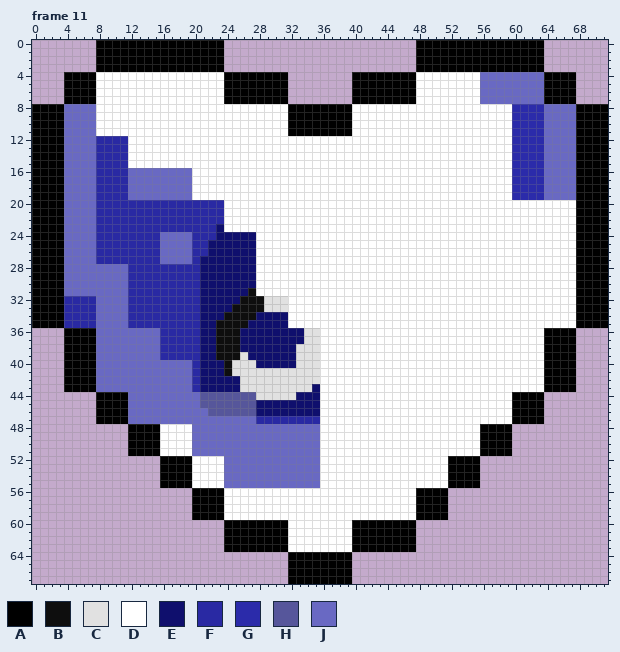
Pixel-art file, stored at Template (14 frames).aseprite. Above, as it was before the edit.
72x68 pixels, 14 frames. Colours within 5 levels of each other are drawn and written as one. Shown: frame 11. The commit also changed other frames, which this record leaves out.
Visible layers, top first: "Base/Shine", "Base/Light" opacity 29%, "Base/Shadow" opacity 4% colour burn, "Base/Outline", "Other Icons/Linux Distros/Fedora", "Unique Color", "Horizontal Stripes/6 Stripes", "Horizontal Stripes/9 Stripes", "Diagonal Stripes/3 Stripes Left", "Diagonal Stripes/3 Stripes Right".
Palette (. is transparent): A #000000  B #0e0e0e  C #e1e1e1  D #ffffff  E #0f0f6d  F #2929a3  G #2b2baa  H #56569b  J #6969c3
Pixels before, frame 11 (only the part around the change), first column x 0:
 0 ........AAAAAAAAAAAAAAAA........................AAAAAAAAAAAAAAAA........
 1 ........AAAAAAAAAAAAAAAA........................AAAAAAAAAAAAAAAA........
 2 ........AAAAAAAAAAAAAAAA........................AAAAAAAAAAAAAAAA........
 3 ........AAAAAAAAAAAAAAAA........................AAAAAAAAAAAAAAAA........
 4 ....AAAADDDDDDDDDDDDDDDDAAAAAAAA........AAAAAAAADDDDDDDDJJJJJJJJAAAA....
 5 ....AAAADDDDDDDDDDDDDDDDAAAAAAAA........AAAAAAAADDDDDDDDJJJJJJJJAAAA....
 6 ....AAAADDDDDDDDDDDDDDDDAAAAAAAA........AAAAAAAADDDDDDDDJJJJJJJJAAAA....
 7 ....AAAADDDDDDDDDDDDDDDDAAAAAAAA........AAAAAAAADDDDDDDDJJJJJJJJAAAA....
 8 AAAAJJJJDDDDDDDDDDDDDDDDDDDDDDDDAAAAAAAADDDDDDDDDDDDDDDDDDDDGGGGJJJJAAAA
 9 AAAAJJJJDDDDDDDDDDDDDDDDDDDDDDDDAAAAAAAADDDDDDDDDDDDDDDDDDDDGGGGJJJJAAAA
10 AAAAJJJJDDDDDDDDDDDDDDDDDDDDDDDDAAAAAAAADDDDDDDDDDDDDDDDDDDDGGGGJJJJAAAA
11 AAAAJJJJDDDDDDDDDDDDDDDDDDDDDDDDAAAAAAAADDDDDDDDDDDDDDDDDDDDGGGGJJJJAAAA
12 AAAAJJJJFFFFDDDDDDDDDDDDDDDDDDDDDDDDDDDDDDDDDDDDDDDDDDDDDDDDGGGGJJJJAAAA
13 AAAAJJJJFFFFDDDDDDDDDDDDDDDDDDDDDDDDDDDDDDDDDDDDDDDDDDDDDDDDGGGGJJJJAAAA
14 AAAAJJJJFFFFDDDDDDDDDDDDDDDDDDDDDDDDDDDDDDDDDDDDDDDDDDDDDDDDGGGGJJJJAAAA
15 AAAAJJJJFFFFDDDDDDDDDDDDDDDDDDDDDDDDDDDDDDDDDDDDDDDDDDDDDDDDGGGGJJJJAAAA
16 AAAAJJJJFFFFJJJJJJJJDDDDDDDDDDDDDDDDDDDDDDDDDDDDDDDDDDDDDDDDGGGGJJJJAAAA
17 AAAAJJJJFFFFJJJJJJJJDDDDDDDDDDDDDDDDDDDDDDDDDDDDDDDDDDDDDDDDGGGGJJJJAAAA
18 AAAAJJJJFFFFJJJJJJJJDDDDDDDDDDDDDDDDDDDDDDDDDDDDDDDDDDDDDDDDGGGGJJJJAAAA
19 AAAAJJJJFFFFJJJJJJJJDDDDDDDDDDDDDDDDDDDDDDDDDDDDDDDDDDDDDDDDGGGGJJJJAAAA
20 AAAAJJJJFFFFFFFFFFFFFFFFDDDDDDDDDDDDDDDDDDDDDDDDDDDDDDDDDDDDDDDDDDDDAAAA
21 AAAAJJJJFFFFFFFFFFFFFFFFDDDDDDDDDDDDDDDDDDDDDDDDDDDDDDDDDDDDDDDDDDDDAAAA
22 AAAAJJJJFFFFFFFFFFFFFFFFDDDDDDDDDDDDDDDDDDDDDDDDDDDDDDDDDDDDDDDDDDDDAAAA
23 AAAAJJJJFFFFFFFFFFFFFFFEDDDDDDDDDDDDDDDDDDDDDDDDDDDDDDDDDDDDDDDDDDDDAAAA
24 AAAAJJJJFFFFFFFFJJJJFFFEEEEEDDDDDDDDDDDDDDDDDDDDDDDDDDDDDDDDDDDDDDDDAAAA
25 AAAAJJJJFFFFFFFFJJJJFFEEEEEEDDDDDDDDDDDDDDDDDDDDDDDDDDDDDDDDDDDDDDDDAAAA
26 AAAAJJJJFFFFFFFFJJJJFFEEEEEEDDDDDDDDDDDDDDDDDDDDDDDDDDDDDDDDDDDDDDDDAAAA
27 AAAAJJJJFFFFFFFFJJJJFEEEEEEEDDDDDDDDDDDDDDDDDDDDDDDDDDDDDDDDDDDDDDDDAAAA
28 AAAAJJJJJJJJFFFFFFFFFEEEEEEEDDDDDDDDDDDDDDDDDDDDDDDDDDDDDDDDDDDDDDDDAAAA
29 AAAAJJJJJJJJFFFFFFFFFEEEEEEEDDDDDDDDDDDDDDDDDDDDDDDDDDDDDDDDDDDDDDDDAAAA
30 AAAAJJJJJJJJFFFFFFFFFEEEEEEEDDDDDDDDDDDDDDDDDDDDDDDDDDDDDDDDDDDDDDDDAAAA
31 AAAAJJJJJJJJFFFFFFFFFEEEEEEBDDDDDDDDDDDDDDDDDDDDDDDDDDDDDDDDDDDDDDDDAAAA
32 AAAAFFFFJJJJFFFFFFFFFEEEEEBBBCCCDDDDDDDDDDDDDDDDDDDDDDDDDDDDDDDDDDDDAAAA
33 AAAAFFFFJJJJFFFFFFFFFEEEEBBBBCCCDDDDDDDDDDDDDDDDDDDDDDDDDDDDDDDDDDDDAAAA
34 AAAAFFFFJJJJFFFFFFFFFEEEBBBBEEEEDDDDDDDDDDDDDDDDDDDDDDDDDDDDDDDDDDDDAAAA
35 AAAAFFFFJJJJFFFFFFFFFEEBBBBEEEEEDDDDDDDDDDDDDDDDDDDDDDDDDDDDDDDDDDDDAAAA
36 ....AAAAJJJJJJJJFFFFFEEBBBEEEEEEEECCDDDDDDDDDDDDDDDDDDDDDDDDDDDDAAAA....
37 ....AAAAJJJJJJJJFFFFFEEBBBEEEEEEEECCDDDDDDDDDDDDDDDDDDDDDDDDDDDDAAAA....
38 ....AAAAJJJJJJJJFFFFFEEBBBEEEEEEECCCDDDDDDDDDDDDDDDDDDDDDDDDDDDDAAAA....
39 ....AAAAJJJJJJJJFFFFFEEBBBCEEEEEECCCDDDDDDDDDDDDDDDDDDDDDDDDDDDDAAAA....
40 ....AAAAJJJJJJJJJJJJFEEEBCCCEEEEECCCDDDDDDDDDDDDDDDDDDDDDDDDDDDDAAAA....
41 ....AAAAJJJJJJJJJJJJFEEEBCCCCCCCCCCCDDDDDDDDDDDDDDDDDDDDDDDDDDDDAAAA....
42 ....AAAAJJJJJJJJJJJJFEEEEECCCCCCCCCCDDDDDDDDDDDDDDDDDDDDDDDDDDDDAAAA....
43 ....AAAAJJJJJJJJJJJJFEEEEECCCCCCCCCEDDDDDDDDDDDDDDDDDDDDDDDDDDDDAAAA....
44 ........AAAAJJJJJJJJJHHHHHHHCCCCCEEEDDDDDDDDDDDDDDDDDDDDDDDDAAAA........
45 ........AAAAJJJJJJJJJHHHHHHHEEEEEEEEDDDDDDDDDDDDDDDDDDDDDDDDAAAA........
46 ........AAAAJJJJJJJJJJHHHHHHEEEEEEEEDDDDDDDDDDDDDDDDDDDDDDDDAAAA........
47 ........AAAAJJJJJJJJJJJJJJJJFFFFFFFFDDDDDDDDDDDDDDDDDDDDDDDDAAAA........
48 ............AAAADDDDJJJJJJJJJJJJJJJJDDDDDDDDDDDDDDDDDDDDAAAA............
49 ............AAAADDDDJJJJJJJJJJJJJJJJDDDDDDDDDDDDDDDDDDDDAAAA............
50 ............AAAADDDDJJJJJJJJJJJJJJJJDDDDDDDDDDDDDDDDDDDDAAAA............
51 ............AAAADDDDJJJJJJJJJJJJJJJJDDDDDDDDDDDDDDDDDDDDAAAA............
52 ................AAAADDDDJJJJJJJJJJJJDDDDDDDDDDDDDDDDAAAA................
53 ................AAAADDDDJJJJJJJJJJJJDDDDDDDDDDDDDDDDAAAA................
54 ................AAAADDDDJJJJJJJJJJJJDDDDDDDDDDDDDDDDAAAA................
55 ................AAAADDDDJJJJJJJJJJJJDDDDDDDDDDDDDDDDAAAA................
56 ....................AAAADDDDDDDDDDDDDDDDDDDDDDDDAAAA....................
57 ....................AAAADDDDDDDDDDDDDDDDDDDDDDDDAAAA....................
58 ....................AAAADDDDDDDDDDDDDDDDDDDDDDDDAAAA....................
59 ....................AAAADDDDDDDDDDDDDDDDDDDDDDDDAAAA....................
60 ........................AAAAAAAADDDDDDDDAAAAAAAA........................
61 ........................AAAAAAAADDDDDDDDAAAAAAAA........................
62 ........................AAAAAAAADDDDDDDDAAAAAAAA........................
63 ........................AAAAAAAADDDDDDDDAAAAAAAA........................
64 ................................AAAAAAAA................................
65 ................................AAAAAAAA................................
66 ................................AAAAAAAA................................
67 ................................AAAAAAAA................................
Now the later version:
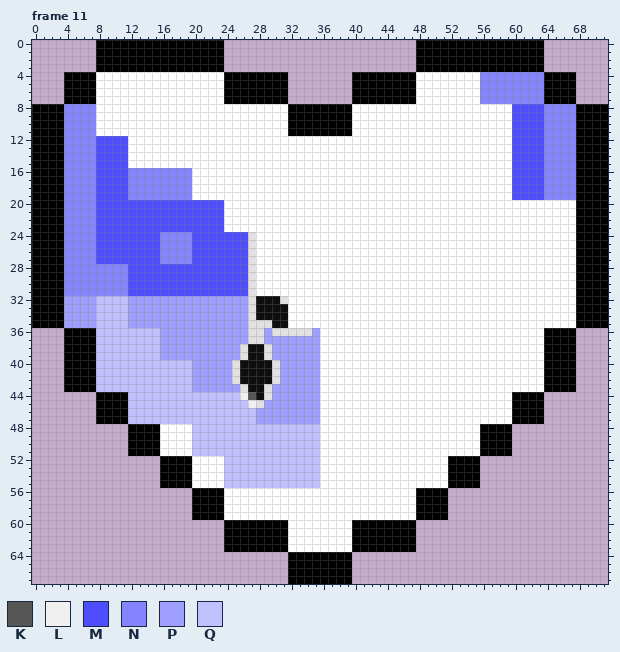
Colours new in this view: K #565656  L #f0f0f0  M #4e4eff  N #8484ff  P #9f9fff  Q #c0c0ff
Commit message: Added Monogamous hearts :troll:, template updated with the latest changes
The edit:
layer "Horizontal Stripes/2 Stripes" now shown
layer "Unique Color" now hidden
layer "Greek M" added
layer "Other Icons/Linux Distros/Fedora" now hidden
Frame 11:
y 4..7: x 56..63 JJJJJJJJ -> NNNNNNNN
y 8..11: x 4..7 JJJJ -> NNNN; x 60..67 GGGGJJJJ -> MMMMNNNN
y 12..15: x 4..11 JJJJFFFF -> NNNNMMMM; x 60..67 GGGGJJJJ -> MMMMNNNN
y 16..19: x 4..19 JJJJFFFFJJJJJJJJ -> NNNNMMMMNNNNNNNN; x 60..67 GGGGJJJJ -> MMMMNNNN
y 20..22: x 4..23 JJJJFFFFFFFFFFFFFFFF -> NNNNMMMMMMMMMMMMMMMM
y 23: x 4..23 JJJJFFFFFFFFFFFFFFFE -> NNNNMMMMMMMMMMMMMMMM
y 24: x 4..27 JJJJFFFFFFFFJJJJFFFEEEEE -> NNNNMMMMMMMMNNNNMMMMMMMC
y 25..26: x 4..27 JJJJFFFFFFFFJJJJFFEEEEEE -> NNNNMMMMMMMMNNNNMMMMMMMC
y 27: x 4..27 JJJJFFFFFFFFJJJJFEEEEEEE -> NNNNMMMMMMMMNNNNMMMMMMMC
y 28..30: x 4..27 JJJJJJJJFFFFFFFFFEEEEEEE -> NNNNNNNNMMMMMMMMMMMMMMMC
y 31: x 4..27 JJJJJJJJFFFFFFFFFEEEEEEB -> NNNNNNNNMMMMMMMMMMMMMMMC
y 32: x 4..27 FFFFJJJJFFFFFFFFFEEEEEBB -> PPPPQQQQPPPPPPPPPPPPPPPC; x 29..30 CC -> BB
y 33: x 4..27 FFFFJJJJFFFFFFFFFEEEEBBB -> PPPPQQQQPPPPPPPPPPPPPPPC; x 29..31 CCC -> BBB
y 34: x 4..31 FFFFJJJJFFFFFFFFFEEEBBBBEEEE -> PPPPQQQQPPPPPPPPPPPPPPPCBBBB
y 35: x 4..31 FFFFJJJJFFFFFFFFFEEBBBBEEEEE -> PPPPQQQQPPPPPPPPPPPPPPPCCCBB
y 36: x 8..33 JJJJJJJJFFFFFEEBBBEEEEEEEE -> QQQQQQQQPPPPPPPPPPPCCPCCCC; x 35 C -> P
y 37: x 8..35 JJJJJJJJFFFFFEEBBBEEEEEEEECC -> QQQQQQQQPPPPPPPPPPPCCPPPPPPP
y 38: x 8..35 JJJJJJJJFFFFFEEBBBEEEEEEECCC -> QQQQQQQQPPPPPPPPPPCBBCPPPPPP
y 39: x 8..25 JJJJJJJJFFFFFEEBBB -> QQQQQQQQPPPPPPPPPP; x 27..35 EEEEEECCC -> BBCPPPPPP
y 40: x 8..24 JJJJJJJJJJJJFEEEB -> QQQQQQQQQQQQPPPPP; x 26..35 CCEEEEECCC -> BBBBCPPPPP
y 41: x 8..24 JJJJJJJJJJJJFEEEB -> QQQQQQQQQQQQPPPPP; x 26..29 CCCC -> BBBB; x 31..35 CCCCC -> PPPPP
y 42: x 8..29 JJJJJJJJJJJJFEEEEECCCC -> QQQQQQQQQQQQPPPPPCBBBB; x 31..35 CCCCC -> PPPPP
y 43: x 8..25 JJJJJJJJJJJJFEEEEE -> QQQQQQQQQQQQPPPPPP; x 27..28 CC -> BB; x 30..35 CCCCCE -> PPPPPP
y 44: x 12..28 JJJJJJJJJHHHHHHHC -> QQQQQQQQQQQQQQLKB; x 30..35 CCCEEE -> PPPPPP
y 45: x 12..35 JJJJJJJJJHHHHHHHEEEEEEEE -> QQQQQQQQQQQQQQQLCPPPPPPP
y 46: x 12..35 JJJJJJJJJJHHHHHHEEEEEEEE -> QQQQQQQQQQQQQQQQPPPPPPPP
y 47: x 12..35 JJJJJJJJJJJJJJJJFFFFFFFF -> QQQQQQQQQQQQQQQQPPPPPPPP
y 48..51: x 20..35 JJJJJJJJJJJJJJJJ -> QQQQQQQQQQQQQQQQ
y 52..55: x 24..35 JJJJJJJJJJJJ -> QQQQQQQQQQQQ
